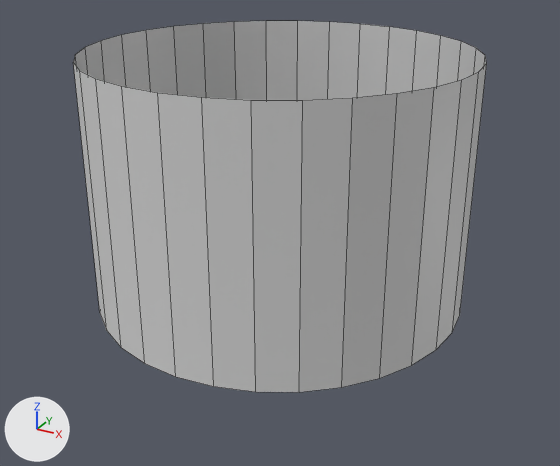
Two versions of the Blender file 3dintankperception/models/terrain_squares2.blend, one commit apart.
Both versions are drawn from a 50 mm lens placed at (7.9, -27.9, 26.5), pointed at (-13.1, 10.3, 7.4). Every picture has the same lights, and +X, +Y and +Z are marked at lower left. Mesh edges are drawn as thin lines.
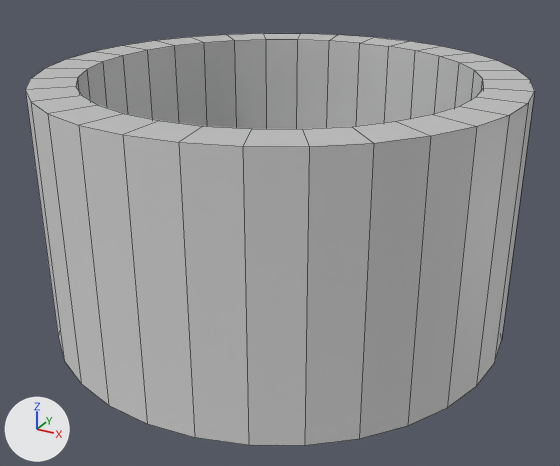
Location of each change, [x1, y1, x2, y2] in pixels of the pictures (560 x 466 px):
'Circle', reshaped, moved (23% wider, 11% taller)
    before: [73, 21, 486, 392]
    after: [25, 33, 535, 445]
part 1 of me_circle, added
    after: [25, 33, 535, 445]

The edits, one by one:
me_circle is used by ob_circle; location (-13.62, 11.28, 3.02); scale (0.305, 0.305, 0.305).
me_circle had 64 vertices, 32 faces and spanned x -37.5..37.5, y -37.5..37.5, z 0.0..50.0.
me_circle now has 128 vertices, 97 faces and spans x -46.0..46.0, y -46.0..46.0, z 0.0..50.0.
Part 1, on me_circle:
32 vertices are added at x -46.0..46.0, y -46.0..46.0, z 0.0.
32 new vertices lie (0.0, 0.0, 50.0) away from vertices in x -46.0..46.0, y -46.0..46.0, z 0.0.
65 new faces join them.
Object 'Circle' (ob_circle) moves from (-13.62, 11.28, 3.02) to (-13.62, 11.28, 1.72).
